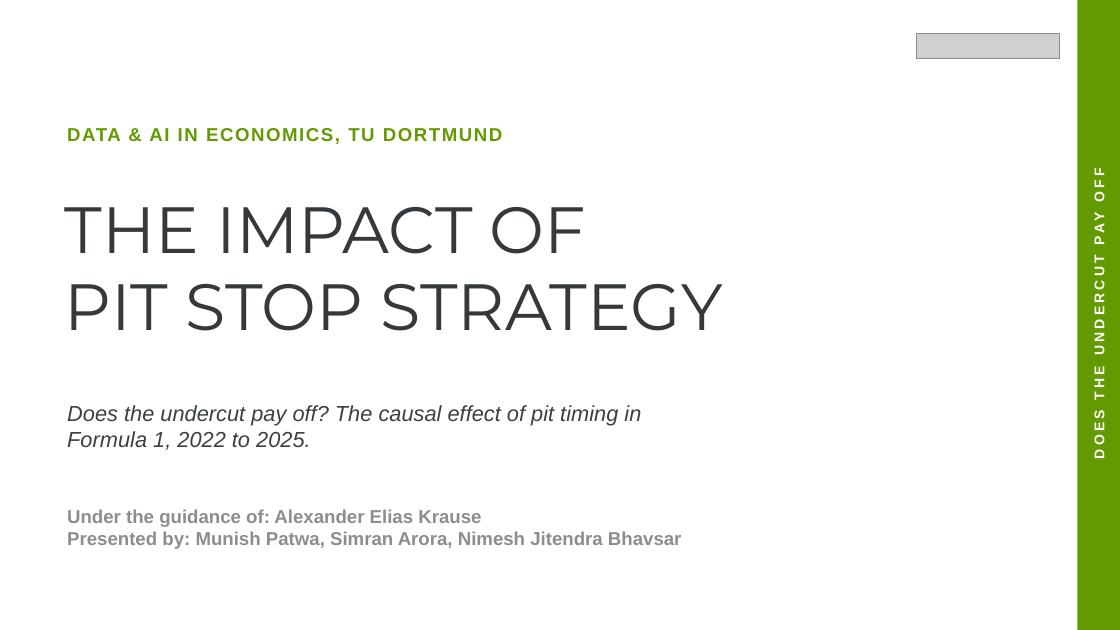
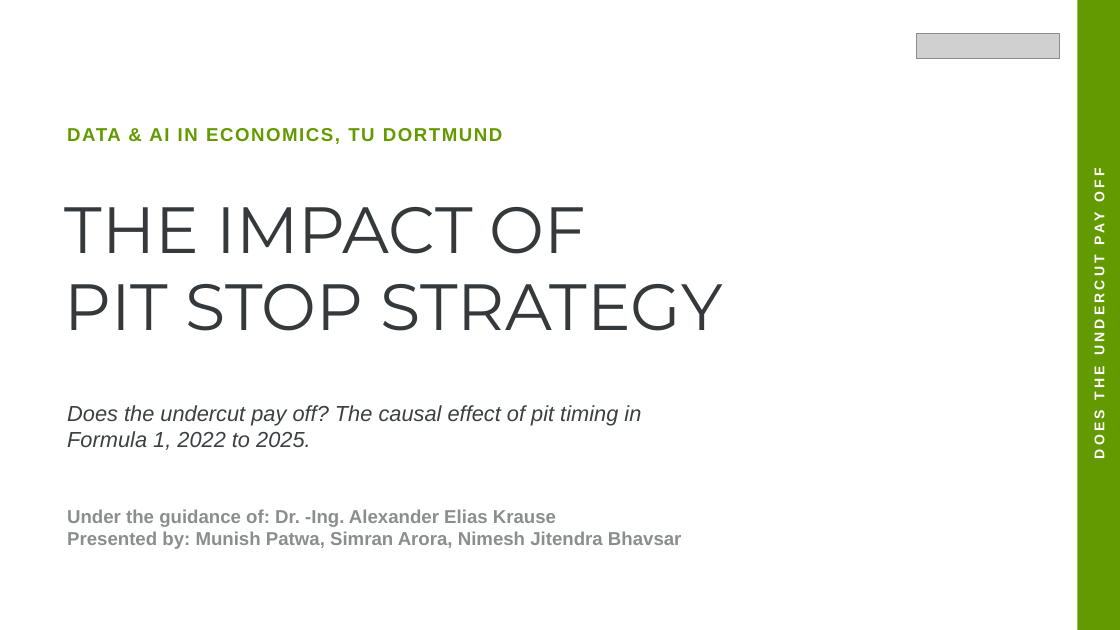
Before and after one commit to Munish0303/dai-mission-group-K, a slide deck: slide 1 of presentation.pptx. Drawn at 1120x630 pixels with LibreOffice and Linux fonts; fonts in the diff are those of the drawing; grey boxes stand for pictures. Boxes give left, top, right and bottom in pixels: in the first picture for what was removed or moved away, otherwise in the second. Text is boxed around its words. In the diff, an @@ line names an element or a change of style, - is before the commit and + after.

```diff
--- a/presentation.pptx
+++ b/presentation.pptx
@@ text at [67, 509, 556, 527]: text changed @@
-Under the guidance of: Alexander Elias Krause
+Under the guidance of: Dr. -Ing. Alexander Elias Krause
```
Also in this commit, not shown: 6 other slides changed, 1 other file.
